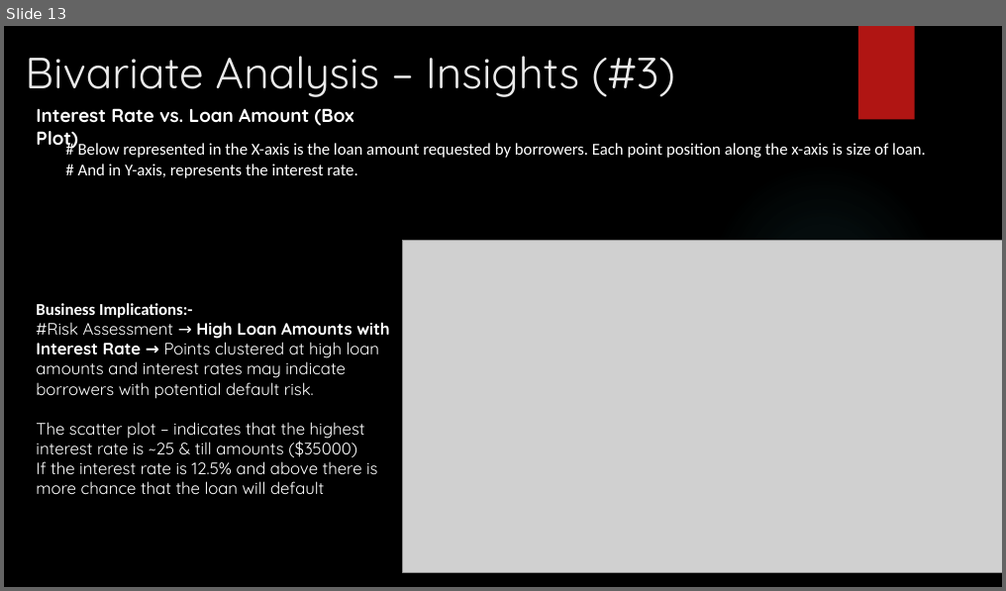
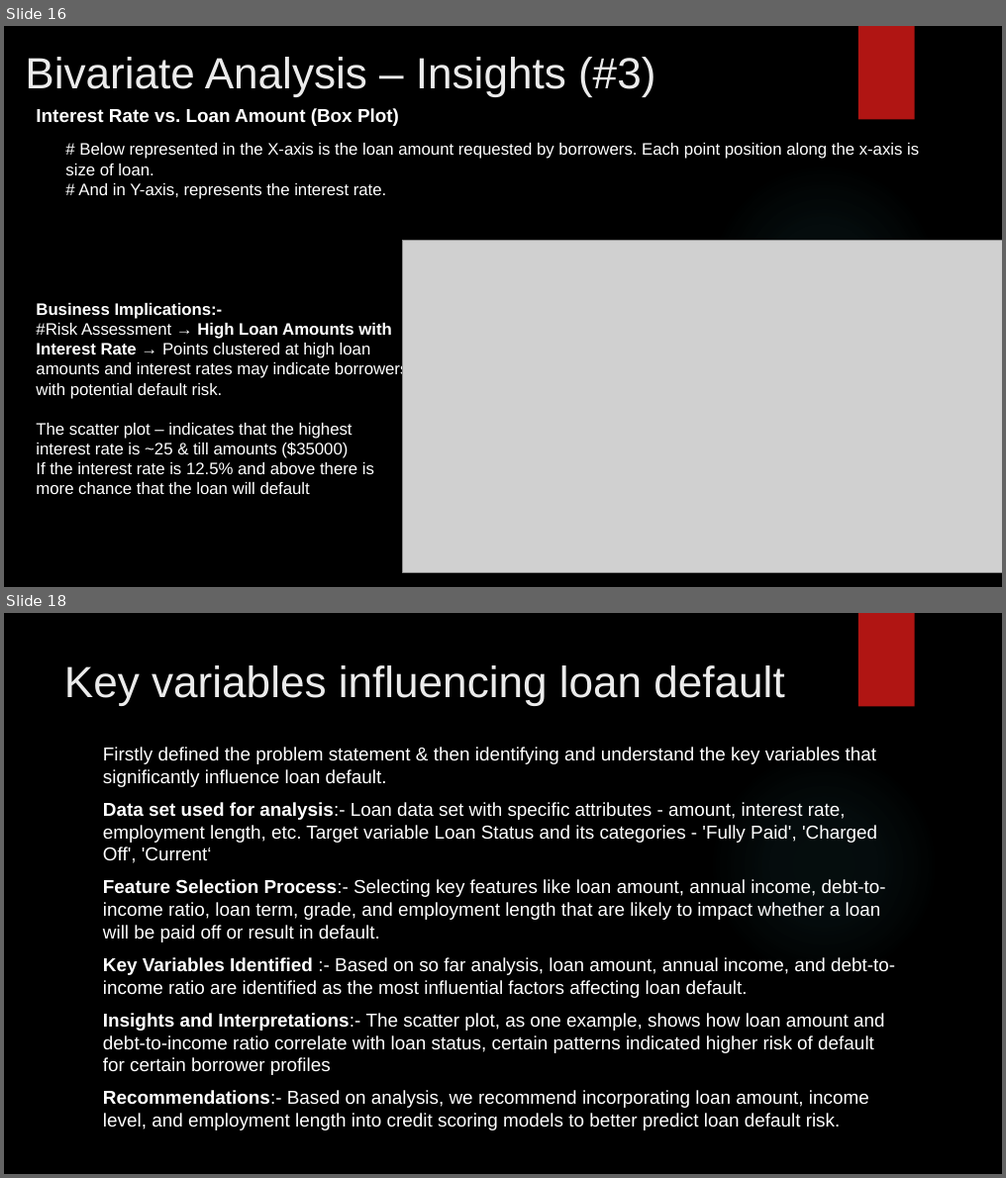
Before and after one commit to phanirajcm/LendingClubCaseStudy, a slide deck: Lending Club Case Study.pptx. Shown one above the other, each under a label of ours: slide 13 before the commit, slides 16 and 18 after it; the slides between them are not shown. The pictures are 1006x591 and 1006x1178 pixels, drawn with LibreOffice and Linux fonts; fonts in the diff are those of the drawing; grey boxes stand for pictures; background and template pictures are left out. Boxes give left, top, right and bottom in pixels: in the first picture for what was removed or moved away, otherwise in the second. Text is boxed around its words. In the diff, an @@ line names an element or a change of style, - is before the commit and + after.

```diff
--- a/Lending Club Case Study.pptx
+++ b/Lending Club Case Study.pptx
@@ slide 18 added at box(4, 613, 1002, 1174), background picture (left out); not listed: 2 template elements that a slide beside it also shows @@
@@ title added at box(64, 665, 784, 705), 42 pt, text #EBEBEB @@
+Key variables influencing loan default
@@ text added at box(103, 747, 895, 1131), 18 pt, text #FFFFFF @@
+Firstly defined the problem statement & then identifying and understand the key variables that significantly influence loan default.
+Data set used for analysis:- Loan data set with specific attributes - amount, interest rate, employment length, etc. Target variable Loan Status and its categories - 'Fully Paid', 'Charged Off', 'Current‘
+Feature Selection Process:- Selecting key features like loan amount, annual income, debt-to-income ratio, loan term, grade, and employment length that are likely to impact whether a loan will be paid off or result in default.
+Key Variables Identified :- Based on so far analysis, loan amount, annual income, and debt-to-income ratio are identified as the most influential factors affecting loan default.
+Insights and Interpretations:- The scatter plot, as one example, shows how loan amount and debt-to-income ratio correlate with loan status, certain patterns indicated higher risk of default for certain borrower profiles
+Recommendations:- Based on analysis, we recommend incorporating loan amount, income level, and employment length into credit scoring models to better predict loan default risk.
@@ what was slide 13 is now slide 16 @@
@@ slide 16 changed as well @@
@@ title "Bivariate Analysis – Insights (#3)" at box(25, 57, 655, 97): font Quicksand to Arial @@
@@ text "Interest Rate vs. Loan Amount ..." at box(36, 108, 399, 126): font Quicksand to Arial @@
@@ text "# Below represented in the ..." at box(65, 143, 919, 199): font Calibri to Arial @@
@@ text "Business Implications:-" at box(36, 303, 408, 494): font Calibri to Arial in "Business Implications:-"; font Quicksand to Arial @@
```
Also in this commit, not shown: 12 other slides changed, 6 other slides added, 1 slide removed.
